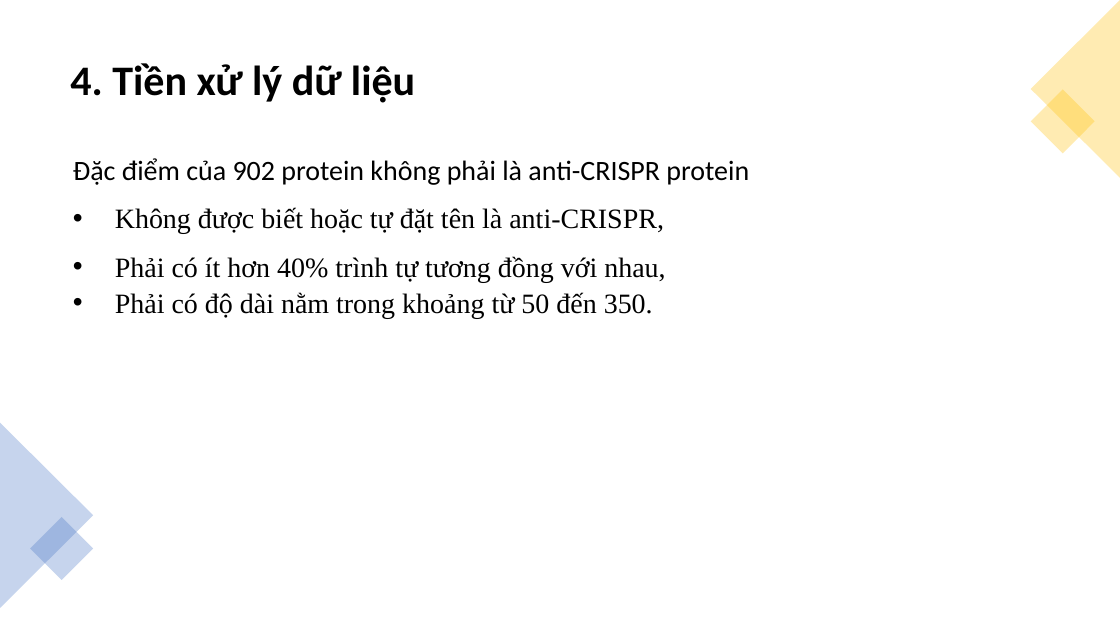
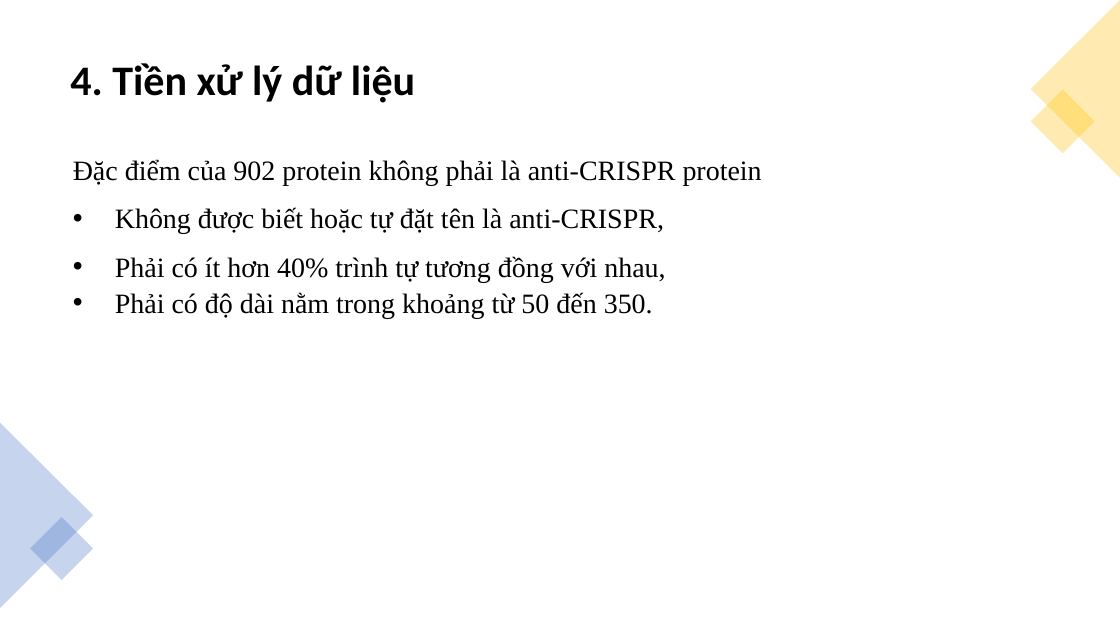
Before and after one commit to dungnguyenhuu/Bioinformatics, a slide deck: slide 6 of Documents/TSH_Slide.pptx. Drawn at 1120x630 pixels with LibreOffice and Linux fonts; fonts in the diff are those of the drawing. Boxes give left, top, right and bottom in pixels: in the first picture for what was removed or moved away, otherwise in the second. Text is boxed around its words. In the diff, an @@ line names an element or a change of style, - is before the commit and + after.

```diff
--- a/Documents/TSH_Slide.pptx
+++ b/Documents/TSH_Slide.pptx
@@ text at <box>73,159,761,185</box>: font Calibri to Times New Roman in "Đặc điểm của 902 protein không phải ..." @@
```
Also in this commit, not shown: 6 other slides changed, 4 other files.
